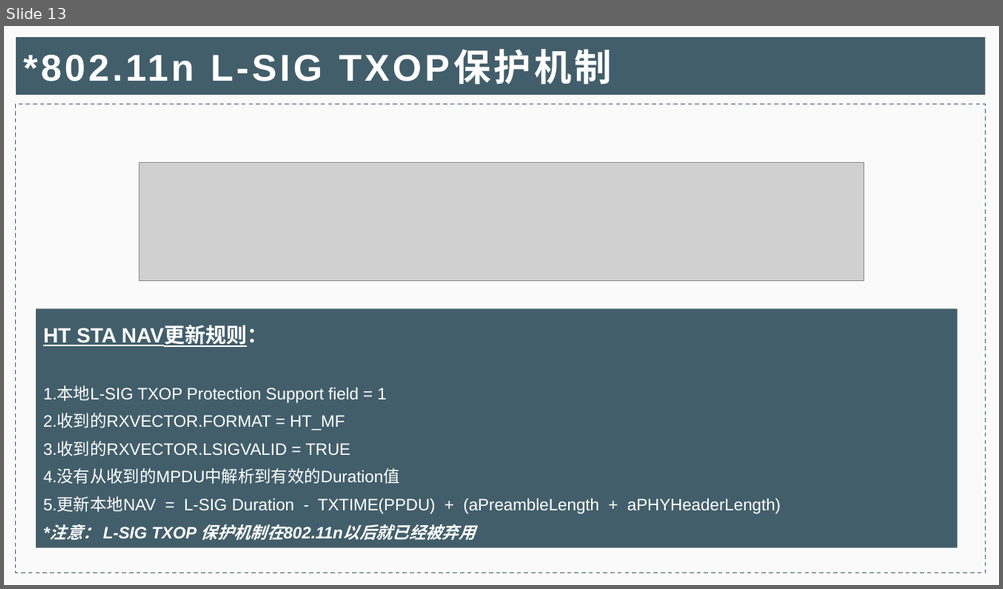
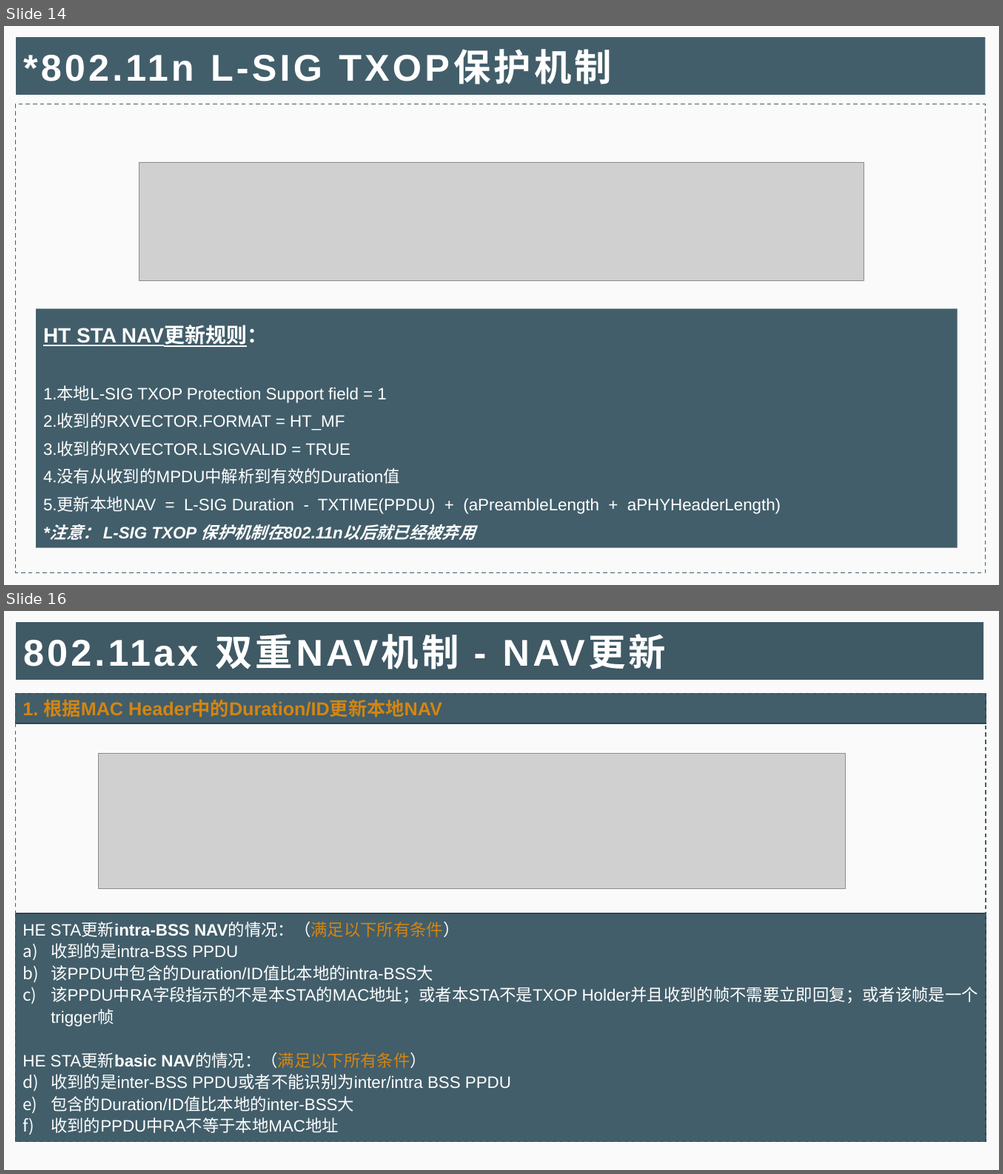
Before and after one commit to iamgzi/802.11ax, a slide deck: Doc/802.11NAV机制详解_M.pptx. Shown one above the other, each under a label of ours: slide 13 before the commit, slides 14 and 16 after it; the slides between them are not shown. The pictures are 1003x589 and 1003x1174 pixels, drawn with LibreOffice and Linux fonts; fonts in the diff are those of the drawing; grey boxes stand for pictures. Boxes give left, top, right and bottom in pixels: in the first picture for what was removed or moved away, otherwise in the second. Text is boxed around its words. In the diff, an @@ line names an element or a change of style, - is before the commit and + after.

```diff
--- a/Doc/802.11NAV机制详解_M.pptx
+++ b/Doc/802.11NAV机制详解_M.pptx
@@ slide 16 added at (x1=4, y1=611, x2=999, y2=1170), background #FFFFFF @@
@@ title added at (x1=16, y1=622, x2=984, y2=680), fill #3F5965, 36 pt, text #FFFFFF, bold @@
+802.11ax 双重NAV机制 - NAV更新
@@ rectangle added at (x1=15, y1=693, x2=985, y2=723), fill #425E6A, outline #31464E 1 pt, 18 pt, text #D48511, bold @@
+1. 根据MAC Header中的Duration/ID更新本地NAV
@@ rectangle added at (x1=15, y1=693, x2=985, y2=1142), outline #425E6A 1 pt dashed @@
@@ picture added at (x1=99, y1=754, x2=845, y2=889) @@
@@ rectangle added at (x1=15, y1=914, x2=985, y2=1142), fill #425E6A, outline #31464E 1 pt, 16 pt, text #FFFFFF @@
+HE STA更新intra-BSS NAV的情况：（满足以下所有条件）
+a) 收到的是intra-BSS PPDU
+b) 该PPDU中包含的Duration/ID值比本地的intra-BSS大
+c) 该PPDU中RA字段指示的不是本STA的MAC地址；或者本STA不是TXOP Holder并且收到的帧不需要立即回复；或者该帧是一个trigger帧
+HE STA更新basic NAV的情况：（满足以下所有条件）
+a) 收到的是inter-BSS PPDU或者不能识别为inter/intra BSS PPDU
+b) 包含的Duration/ID值比本地的inter-BSS大
+c) 收到的PPDU中RA不等于本地MAC地址
@@ what was slide 13 is now slide 14 @@
```
Also in this commit, not shown: 11 slides changed, 6 other slides added, 1 slide removed, 1 other file.
